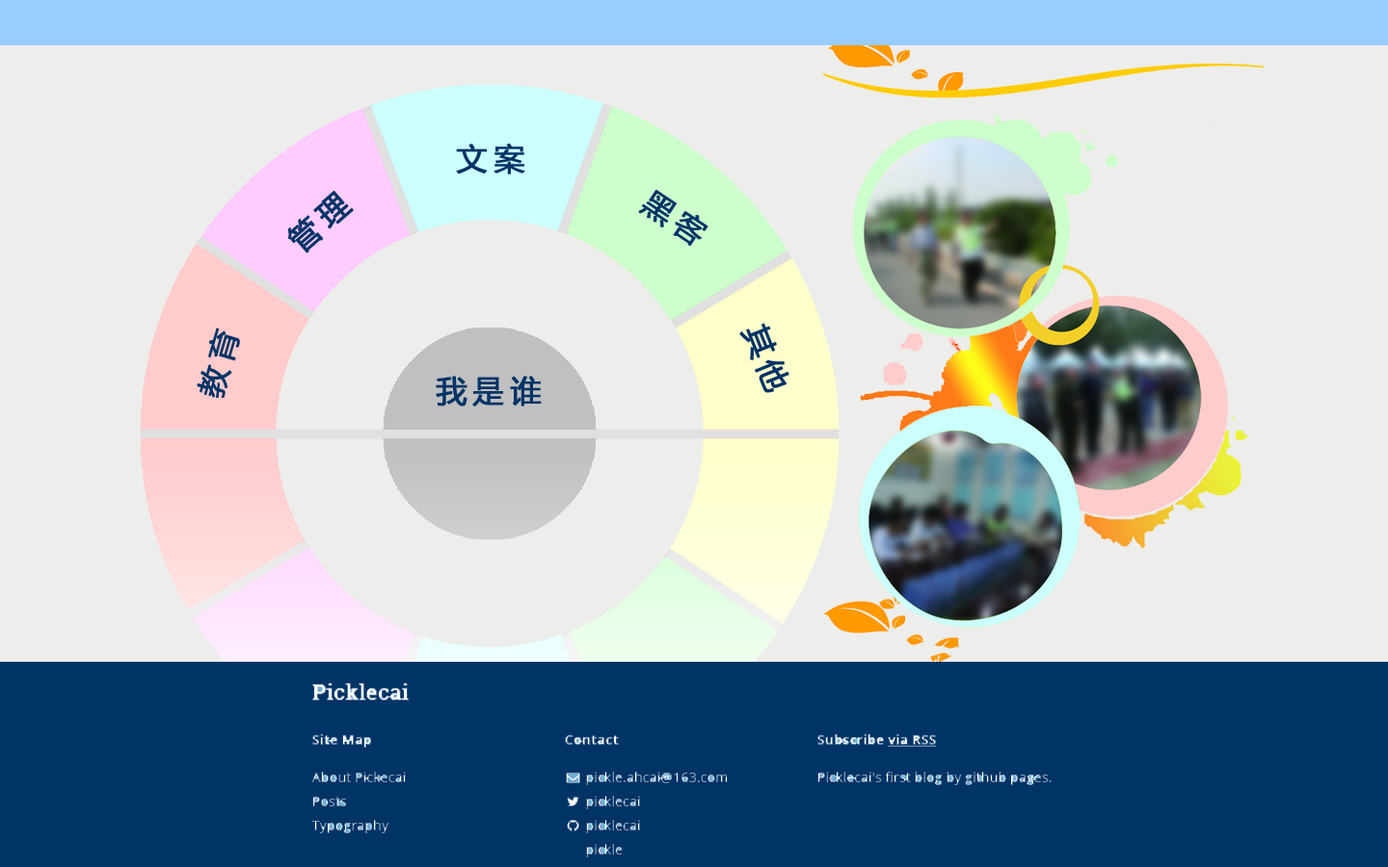
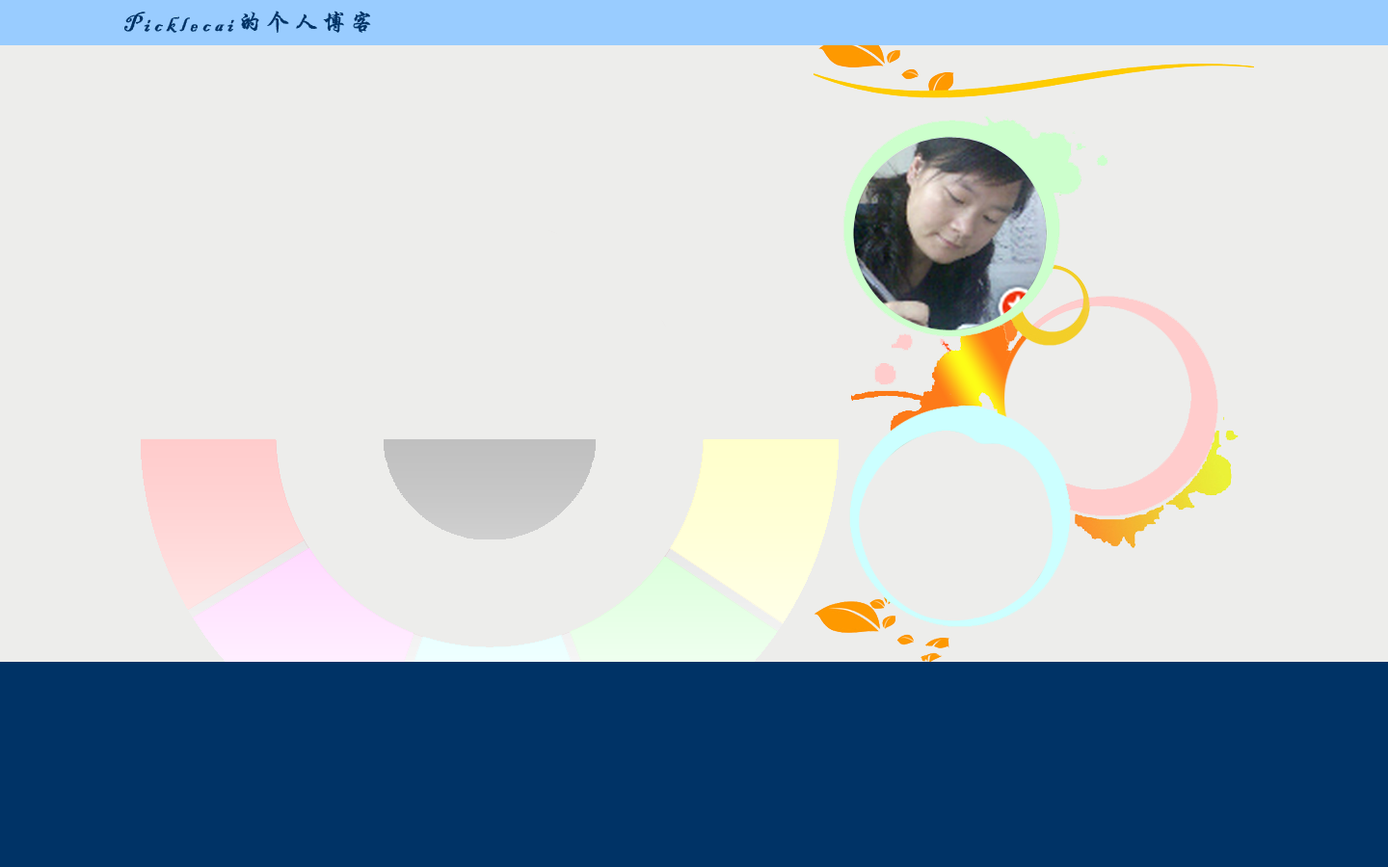
Comparing the layer stacks of the two 1388 × 867 images. Changes:
added group "绿色组" with 4 layers above "天蓝组" over (x1=843, y1=115, x2=1082, y2=342)
added layer "图层 2" in group "绿色组" over (x1=843, y1=115, x2=1067, y2=342)
added layer "形状 1" in group "绿色组" over (x1=852, y1=136, x2=1047, y2=331)
added layer "圈1抹布" in group "绿色组" over (x1=953, y1=260, x2=1059, y2=342)
added layer "圈1" in group "绿色组" over (x1=843, y1=115, x2=1082, y2=338)
added group "天蓝组" with 3 layers above "粉红组" over (x1=825, y1=383, x2=1102, y2=641)
added layer "圈2抹布" in group "天蓝组" over (x1=825, y1=383, x2=1102, y2=641)
added layer "圈2" in group "天蓝组" over (x1=848, y1=405, x2=1071, y2=628)
added layer "苹果圆备用" in group "天蓝组" over (x1=855, y1=427, x2=1058, y2=626)
added group "粉红组" with 3 layers above "相册" over (x1=1004, y1=256, x2=1241, y2=539)
added layer "圈3抹布" in group "粉红组" over (x1=1005, y1=256, x2=1241, y2=539)
added layer "圈3" in group "粉红组" over (x1=1010, y1=264, x2=1218, y2=517)
added layer "相册圆3" in group "粉红组" over (x1=1004, y1=303, x2=1198, y2=494)
renamed "图层 1" to "相册", moved it above "顶层文字", painted on it over (x1=293, y1=45, x2=1264, y2=662)
added layer "顶层文字" above "top" over (x1=124, y1=10, x2=371, y2=33)
renamed "形状 1" to "top", moved it above "foot 纯净" over (x1=124, y1=10, x2=371, y2=33)
added layer "foot 纯净" above "foot备份" over (x1=311, y1=683, x2=1052, y2=858)
renamed "图层 2" to "foot备份", hid it over (x1=311, y1=683, x2=1052, y2=858)
hid "其他" over (x1=739, y1=322, x2=790, y2=394)
hid "黑客" over (x1=637, y1=189, x2=709, y2=246)
hid "管理" over (x1=287, y1=190, x2=354, y2=254)
hid "教育" over (x1=196, y1=327, x2=240, y2=398)
hid "我是谁", moved it above "其他底色" over (x1=435, y1=375, x2=542, y2=407)
renamed "等分线" to "色盘", painted on it over (x1=140, y1=84, x2=839, y2=783)
…and 1 more changes (1 visibility)
